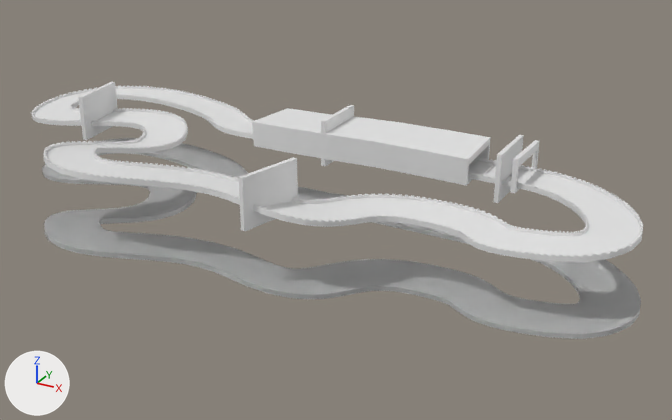
An edit to the glTF model assets/models/track.glb, drawn before and after from the same camera.
Camera for both pictures: a 50 mm camera at (169.0, -352.0, 146.0) aimed at (-9.0, -30.0, -16.0). Arrows for +X, +Y and +Z are at lower left; the lights stay in place. Where no turn or scale is listed for an object, it has been applied to the vertices. Vertices at the same position are counted once.

In view in the first picture: 'Finish', 'PlaceSensorB', 'Start', 'TrackMesh', 'TrackWaypointHalf', 'TrackWaypointQuarter', 'TrackWaypointStart'.
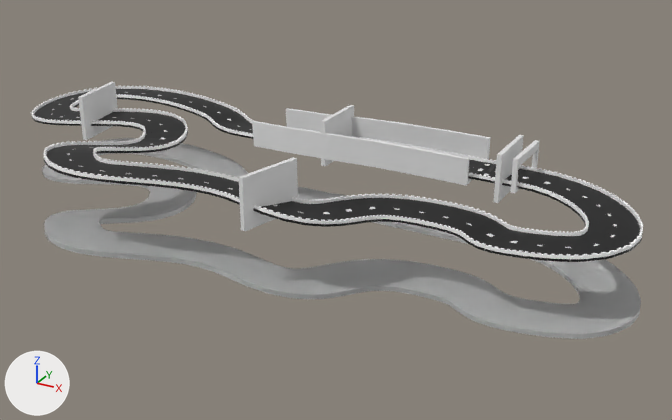
Pixel boxes (x1, y1, x2, y2) of what changed, in the pictures (672 x 420 px):
'TrackMesh', recoloured (white to black)
    both: (31, 86, 643, 262)
part 1 of me_cube_finish_collide, cut back
    before: (255, 109, 489, 164)
    after: (286, 109, 489, 145)

The change in detail:
Picture 'track' (img_track) is new.
Material 'Track' (mat_track) is new.
Its texture is img_track.
me_cube_collide has 13188 vertices, 28652 faces and spans x -197.0..119.0, y -114.0..36.0, z -5.0..19.0.
me_cube_collide now uses material mat_track (picture img_track).
me_cube_finish_collide is used by ob_finish; location (-27.7, 0.9, -1.6).
me_cube_finish_collide had 96 vertices, 300 faces and spanned x -40.9..69.2, y -9.3..23.5, z -3.8..12.3.
me_cube_finish_collide now has 96 vertices, 270 faces and spans x -40.9..69.2, y -9.3..23.5, z -3.8..12.3.
Part 1, on me_cube_finish_collide:
40 faces are deleted.
10 new faces join them.
